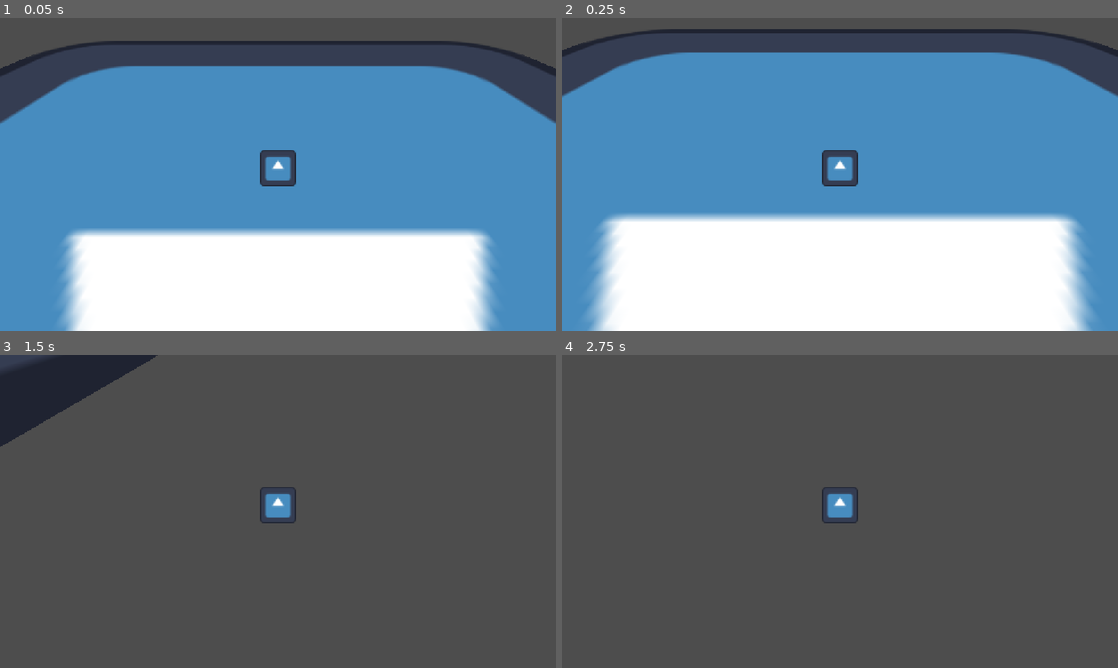
Above: before the commit, frames 1-4 (two rows, left to right).
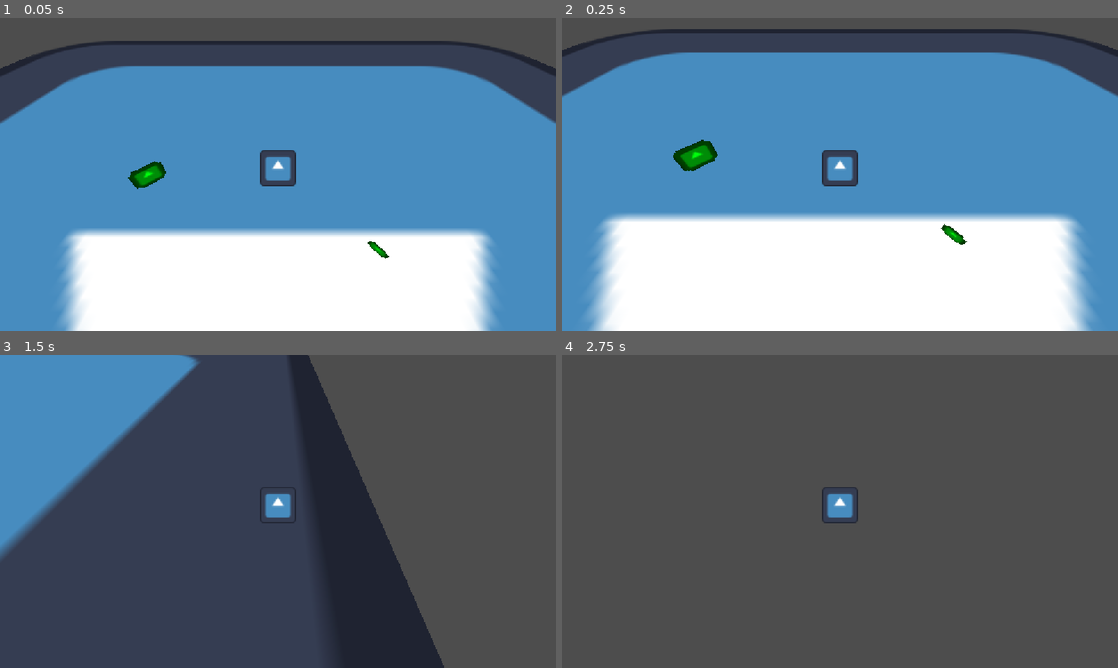
Above: after the commit, the same moments.

Repository: snomkip7/gmtk-jammin
Game: Godot game, scene res://Levels/testLevel.tscn
Two runs of this game, one before a commit and one after it. Both use one fixed random seed, a clock stepped at 60 frames per second and the inputs below. The engine's default icon, where the game draws it, is replaced by a stand-in: a white triangle on a blue panel in a dark square.
Inputs:
- Up to frame 1 (0.05 s): no input
- Up to frame 2 (0.25 s): no input
- Up to frame 3 (1.5 s): hold D (right) 0.53-1.28 s; tap Shift (dash) at 0.6, 1.35 s; hold S (backward) from 1.28 s (still down)
- Up to frame 4 (2.75 s): tap Enter at 2 s; release S (backward) at 2.03 s; hold D (right) from 2.03 s (still down); tap E (interact) at 2.1 s; tap Shift (dash) at 2.3 s

The runs differ from the first frame. In frame 1, 0.4% of the frame differs, in the area x 23-70%, y 45-77%; in frame 2, 0.6%; in frame 3, 26%, in the area x 0-80%, y 0-100%; in frame 4, less than 0.1%.

Commit message:
sprite flag, dash change

Diff:
--- a/gmtk-jammin/Characters/Bush/bush.tscn
+++ b/gmtk-jammin/Characters/Bush/bush.tscn
@@ -12,6 +12,8 @@
 
 [node name="Sprite" type="Sprite3D" parent="." unique_id=78486181]
 transform = Transform3D(1, 0, 0, 0, 0.9697928, -0.24393015, 0, 0.24393015, 0.9697928, 0, 0, 0)
+modulate = Color(0, 1, 0.06666667, 1)
+alpha_cut = 2
 texture = ExtResource("1_qjqsf")
 
 [node name="Collisionshape" type="CollisionShape3D" parent="." unique_id=1888159660]
--- a/gmtk-jammin/Characters/Player/player.gd
+++ b/gmtk-jammin/Characters/Player/player.gd
@@ -6,6 +6,7 @@
 var gravity = -10
 var dashVelocity = Vector2(100, 70)
 var direction = Vector3(0,0,-1) # ALWAYS NORMALIZED
+var dashing = false
 
 @onready var camera: Camera3D = $Camera
 @onready var sprite: Sprite3D = $PlayerSprite
@@ -16,17 +17,18 @@
 
 
 func _physics_process(delta: float) -> void:
-	if Input.get_axis("backward", "forward") != 0 || Input.get_axis("left", "right") != 0:
+	if !dashing && Input.get_axis("backward", "forward") != 0 || Input.get_axis("left", "right") != 0:
 		# movement button is pressed
 		direction = Vector3(Input.get_axis("left", "right"), 0, Input.get_axis("forward", "backward"))
 		velocity = velocity.move_toward(direction.normalized() * speed, acceleration)
 	else:
 		velocity = velocity.move_toward(Vector3.ZERO, acceleration)
 
-	if Input.is_action_just_pressed("dash") && $DashCooldown.is_stopped():
+	if Input.is_action_just_pressed("dash") && !dashing:
 		print("ZOOMY TIME")
-		velocity += Vector3(dashVelocity.x * direction.x, dashVelocity.y, dashVelocity.x * direction.z)
+		velocity = Vector3(dashVelocity.x * direction.x, dashVelocity.y, dashVelocity.x * direction.z)
 		$DashCooldown.start()
+		dashing = true
 
 	if !is_on_floor():
 		velocity.y += gravity
@@ -34,3 +36,7 @@
 	move_and_slide()
 
 	$PlayerSprite.rotation = $Camera.rotation
+
+
+func dashEnd() -> void:
+	dashing = false
--- a/gmtk-jammin/Characters/Player/player.tscn
+++ b/gmtk-jammin/Characters/Player/player.tscn
@@ -13,6 +13,7 @@
 
 [node name="PlayerSprite" type="Sprite3D" parent="." unique_id=1041185233]
 transform = Transform3D(1, 0, 0, 0, 0.91929096, 0.3935786, 0, -0.3935786, 0.91929096, 0, 0, 0)
+alpha_cut = 2
 texture = ExtResource("2_cue0d")
 
 [node name="PlayerCollision" type="CollisionShape3D" parent="." unique_id=534395896]
@@ -30,3 +31,5 @@
 
 [node name="DashCooldown" type="Timer" parent="." unique_id=793433495]
 one_shot = true
+
+[connection signal="timeout" from="DashCooldown" to="." method="dashEnd"]
--- a/gmtk-jammin/Levels/testLevel.tscn
+++ b/gmtk-jammin/Levels/testLevel.tscn
@@ -23,6 +23,9 @@
 [node name="Bush" parent="." unique_id=746014710 instance=ExtResource("2_faoc1")]
 transform = Transform3D(1, 0, 0, 0, 1, 0, 0, 0, 1, 6.1331263, 0.5486202, 0)
 
+[node name="Bush2" parent="." unique_id=579189497 instance=ExtResource("2_faoc1")]
+transform = Transform3D(1.845, 0, 0, 0, 1.845, 0, 0, 0, 1.845, -9.947537, 1.26299, -5.4915466)
+
 [node name="Player" parent="." unique_id=940730692 instance=ExtResource("2_6ehle")]
 transform = Transform3D(1, 0, 0, 0, 1, 0, 0, 0, 1, 0, 8.272438, 0)
 
